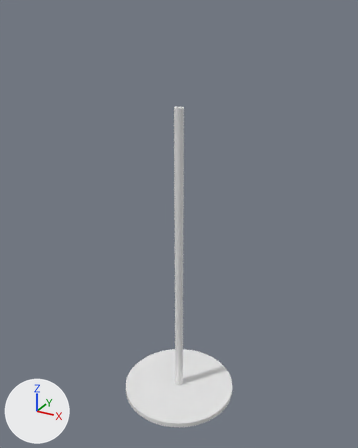
An edit to the Blender file Tirocinio_Arienzo_Unity/Assets/Modelli/Piedistallo.blend, drawn before and after from the same camera.
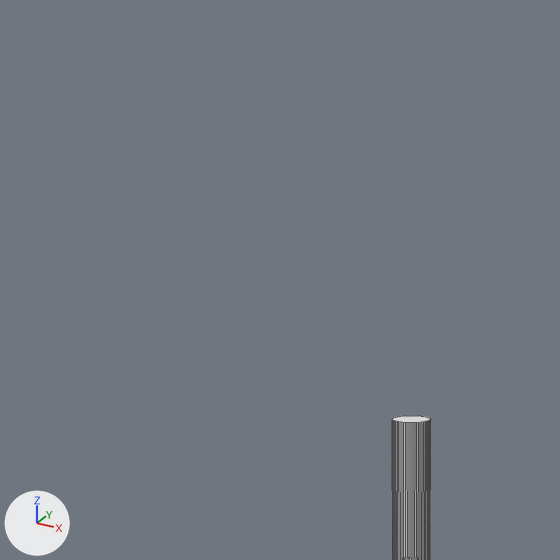
Old and new are each drawn whole from a 50 mm lens placed at (6.11, -11.1, 11.23), pointed at (-0.05, 0.08, 5.64) and again close up on the part from 21% to 61% of the width and 0% to 32% of the height. The lights are fixed; the arrows at lower left show +X, +Y and +Z. The close-ups show mesh edges as thin lines.

Script lines for the objects in view, before the commit:
```python
me_cylinder_001 = bpy.data.meshes.new('Cylinder.001')
me_cylinder_001.from_pydata(...)  # 256 vertices, 194 faces; spans x -1.72..1.72, y -1.72..1.72, z -0.07..8.89
me_cylinder_001.polygons.foreach_set('use_smooth', [True] * 194)
ob_cylinder = bpy.data.objects.new('Cylinder', me_cylinder_001)
ob_cylinder.location = (0.0, 0.0, 0.0)
```
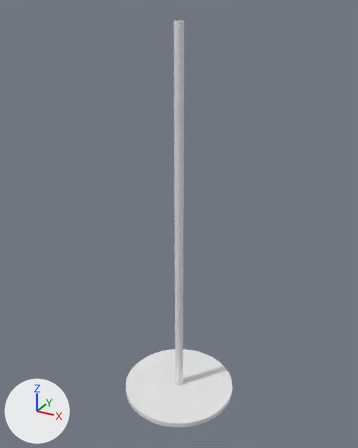
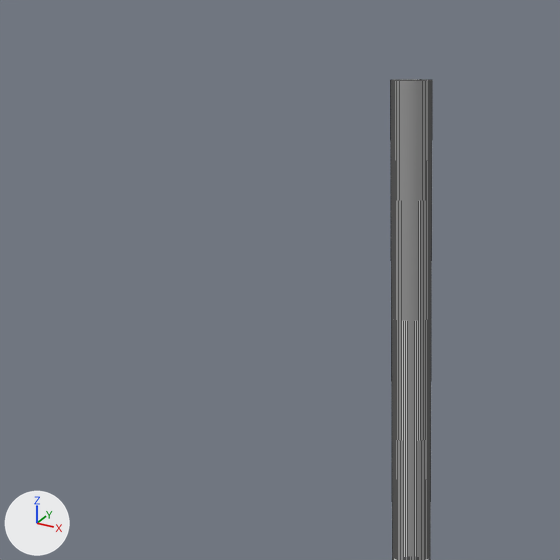
Location of each change, [x1, y1, x2, y2] in pixels of the close-ups (560 x 560 px):
'Cylinder', reshaped: before [392, 416, 431, 560]; after [391, 80, 432, 560]

Diff of the bpy script that builds the scene:
```diff
--- a/Tirocinio_Arienzo_Unity/Assets/Modelli/Piedistallo.blend.py
+++ b/Tirocinio_Arienzo_Unity/Assets/Modelli/Piedistallo.blend.py
@@ me_cylinder_001 @@
 me_cylinder_001.from_pydata(...)  # 256 vertices, 194 faces; spans x -1.72..1.72, y -1.72..1.72, z -0.07..8.89
 # used by ob_cylinder; location = (0.0, 0.0, 0.0)
+# me_cylinder_001 part 1: all 64 vertices in x -0.12..0.12, y -0.12..0.12, z 8.89 are moved by (0.0, 0.0, 2.03)
```
